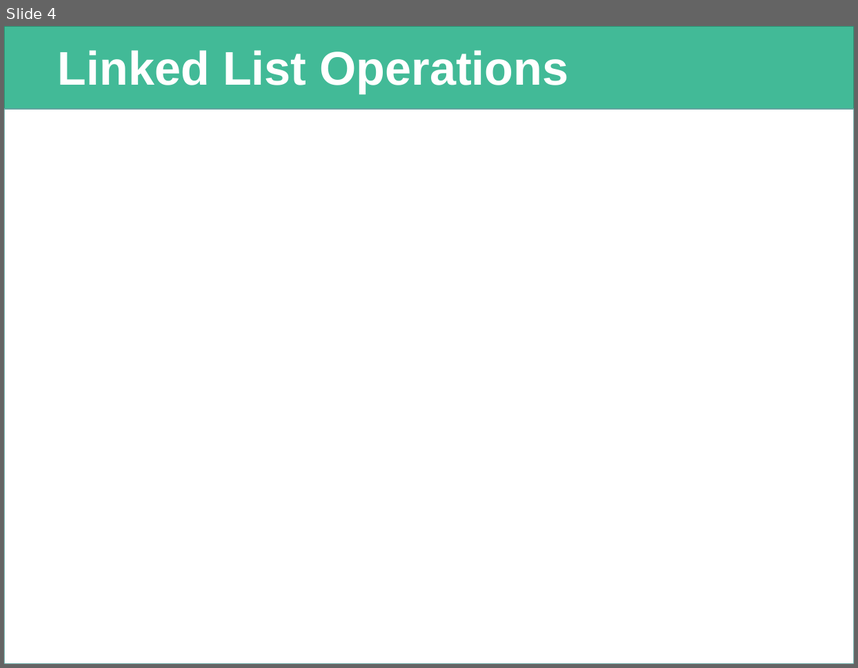
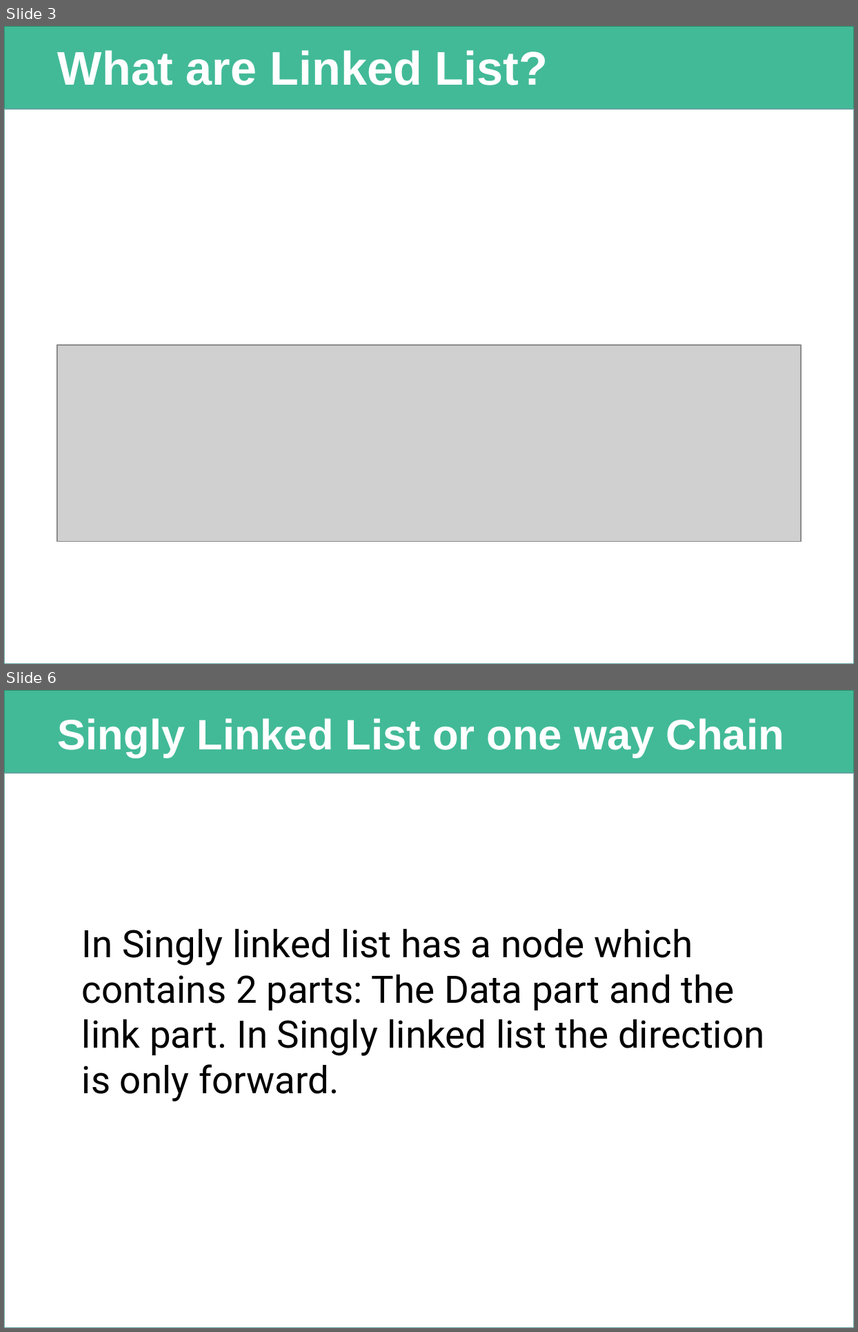
Before and after one commit to myNameHtml/Kyaw-Saliu-LinkedList-2022, a slide deck: LinkedList.pptx. Shown one above the other, each under a label of ours: slide 4 before the commit, slides 3 and 6 after it; the slides between them are not shown. The pictures are 858x668 and 858x1332 pixels, drawn with LibreOffice and Linux fonts; fonts in the diff are those of the drawing; grey boxes stand for pictures; background and template pictures are left out. Boxes give left, top, right and bottom in pixels: in the first picture for what was removed or moved away, otherwise in the second. Text is boxed around its words. In the diff, an @@ line names an element or a change of style, - is before the commit and + after.

```diff
--- a/LinkedList.pptx
+++ b/LinkedList.pptx
@@ slide 6 added at bbox=[4, 690, 854, 1328], background #FFFFFF; not listed: 1 template element that a slide beside it also shows @@
@@ rectangle added at bbox=[4, 690, 854, 773], fill #42BA97, outline #318A70 1 pt @@
@@ title added at bbox=[58, 718, 784, 758], 36 pt, text #FFFFFF, bold @@
+Singly Linked List or one way Chain
@@ rectangle added at bbox=[4, 773, 854, 1328], fill #FFFFFF, outline #62A39F 1 pt @@
@@ text added at bbox=[82, 929, 765, 1101], 32 pt, text #000000 @@
+In Singly linked list has a node which contains 2 parts: The Data part and the link part. In Singly linked list the direction is only forward.
@@ line added from (143, 953) to (143, 953), #1CADE4 0.5 pt @@
@@ line added from (131, 1038) to (131, 1038), #1CADE4 0.5 pt @@
@@ what was slide 4 is now slide 3 @@
@@ slide 3 changed as well @@
@@ title at bbox=[58, 50, 548, 85]: text changed @@
-Linked List Operations
+What are Linked List?
@@ picture added at bbox=[56, 345, 800, 541] @@
@@ line removed from (131, 374) to (131, 374) @@
```
Also in this commit, not shown: 1 other slide changed, 3 other slides added, 2 slides removed.
